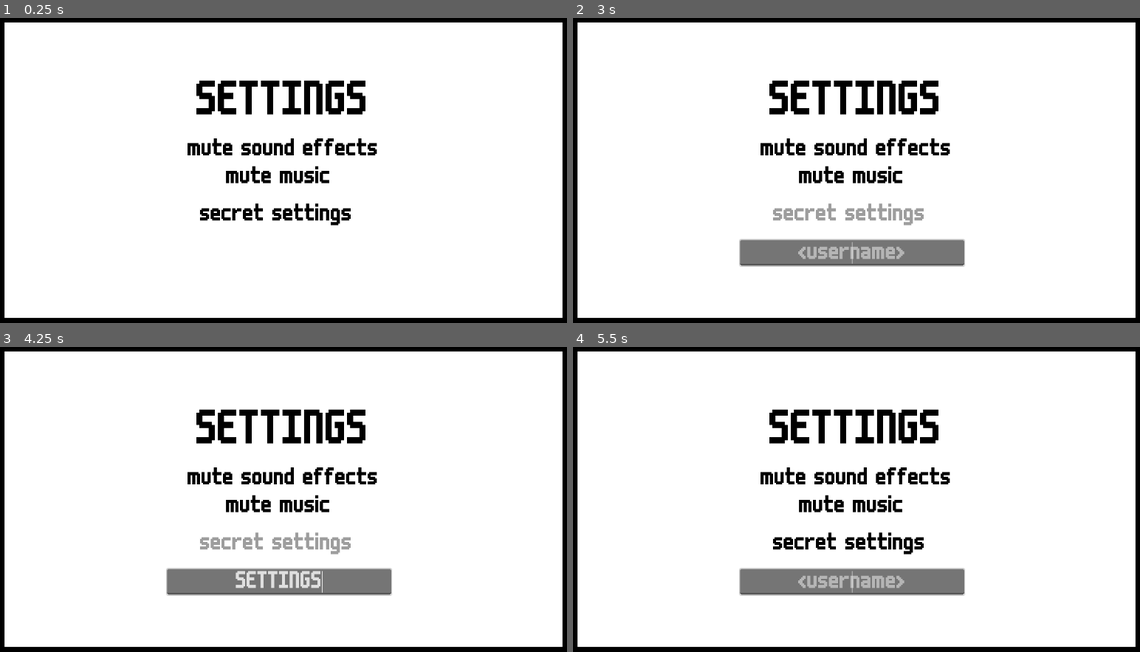
Above: before the commit, frames 1-4 (two rows, left to right).
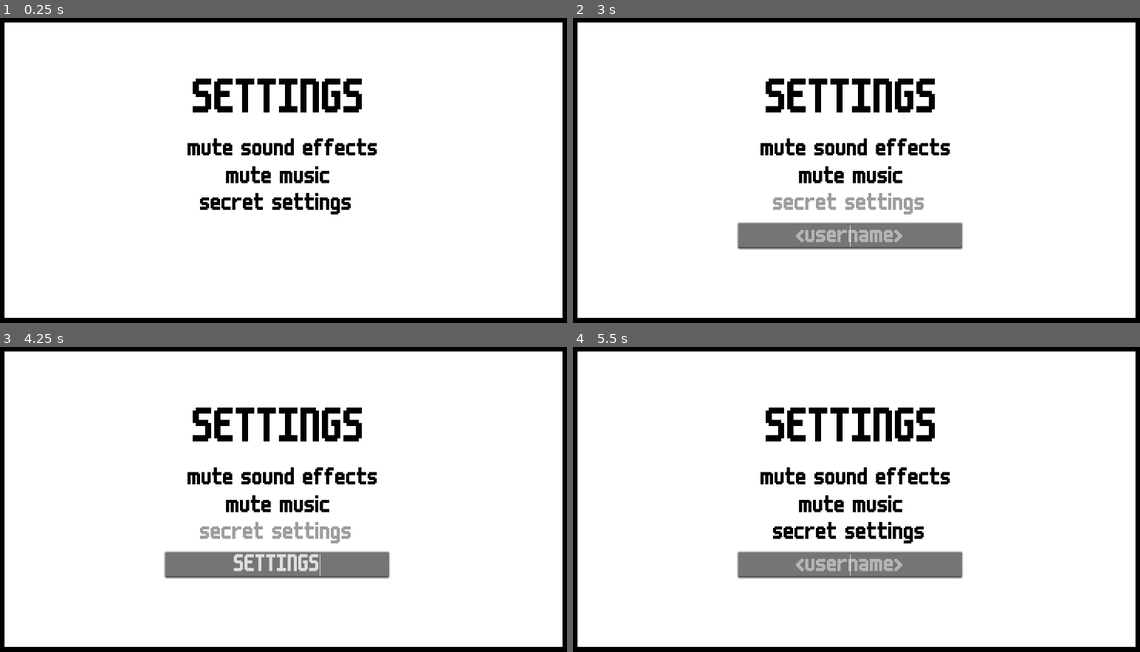
Above: after the commit, the same moments.

Repository: conor-wilson/secret-sapphire
Game: Godot game, scene res://scenes/settings_menu.tscn
Two runs of this game, one before a commit and one after it. Both use one fixed random seed, a clock stepped at 60 frames per second and the inputs below. This scene is started directly instead of the project's main scene.
Inputs (mouse positions are in pixels of both pictures, inside the frame that each line leads up to):
- Up to frame 1 (0.25 s): no input
- Up to frame 2 (3 s): tap Enter at 0.5 s; move the mouse to (986, 155) at 0.52 s; click (986, 155) at 0.6 s; click "mute sound effects" at 1.25 s; click "mute music" at 2 s; click "secret settings" at 2.75 s
- Up to frame 3 (4.25 s): type "SETTINGS" at 3.5 s
- Up to frame 4 (5.5 s): tap Space at 4.25 s; move the mouse to (737, 517) at 4.27 s; click (737, 517) at 4.35 s; tap Enter at 5 s; move the mouse to (913, 429) at 5.02 s; click (913, 429) at 5.1 s

The runs differ from the first frame. In frame 1, 3.1% of the frame differs, in the area x 33-65%, y 19-69%; in frame 2, 8.0%; in frame 3, 8.1%, in the area x 28-70%, y 19-82%; in frame 4, 8.1%.

Commit message:
Added password text box and its basic functionality

Diff:
--- a/start-game/scenes/settings_menu.gd
+++ b/start-game/scenes/settings_menu.gd
@@ -4,6 +4,7 @@
 # Called when the node enters the scene tree for the first time.
 func _ready() -> void:
 	$UsernameBox.hide()
+	$PasswordBox.hide()
 
 
 # Called every frame. 'delta' is the elapsed time since the previous frame.
@@ -18,3 +19,12 @@
 func _on_username_box_text_submitted(new_text: String) -> void:
 	print("Username Entered: ", new_text)
 	$UsernameBox.clear()
+
+	if new_text == "QuietLantern":
+		$PasswordBox.show()
+		$PasswordBox.grab_focus()
+
+
+func _on_password_box_text_submitted(new_text: String) -> void:
+	print("Password Entered: ", new_text)
+	$PasswordBox.clear()
--- a/start-game/scenes/settings_menu.tscn
+++ b/start-game/scenes/settings_menu.tscn
@@ -21,10 +21,10 @@
 tile_set = ExtResource("1_g236m")
 
 [node name="SettingsLabel" type="Label" parent="."]
-offset_left = 406.0
-offset_top = 145.0
-offset_right = 742.0
-offset_bottom = 229.0
+offset_left = 399.0
+offset_top = 141.0
+offset_right = 735.0
+offset_bottom = 225.0
 text = "SETTINGS"
 label_settings = SubResource("LabelSettings_3h1cu")
 horizontal_alignment = 1
@@ -57,9 +57,9 @@
 
 [node name="SecretSettingsButton" type="Button" parent="."]
 offset_left = 345.0
-offset_top = 381.0
+offset_top = 360.0
 offset_right = 779.0
-offset_bottom = 431.0
+offset_bottom = 410.0
 theme_override_colors/font_hover_color = Color(0.615686, 0.615686, 0.615686, 1)
 theme_override_colors/font_focus_color = Color(0.615686, 0.615686, 0.615686, 1)
 theme_override_colors/font_color = Color(0, 0, 0, 1)
@@ -69,14 +69,25 @@
 flat = true
 
 [node name="UsernameBox" type="LineEdit" parent="."]
-offset_left = 349.0
-offset_top = 456.0
-offset_right = 786.0
-offset_bottom = 506.0
+offset_left = 345.0
+offset_top = 423.0
+offset_right = 782.0
+offset_bottom = 473.0
 theme_override_fonts/font = ExtResource("2_ityvj")
 theme_override_font_sizes/font_size = 48
 placeholder_text = "<username>"
 alignment = 1
 
+[node name="PasswordBox" type="LineEdit" parent="."]
+offset_left = 344.0
+offset_top = 498.0
+offset_right = 781.0
+offset_bottom = 548.0
+theme_override_fonts/font = ExtResource("2_ityvj")
+theme_override_font_sizes/font_size = 48
+placeholder_text = "<password>"
+alignment = 1
+
 [connection signal="pressed" from="SecretSettingsButton" to="." method="_on_secret_settings_button_pressed"]
 [connection signal="text_submitted" from="UsernameBox" to="." method="_on_username_box_text_submitted"]
+[connection signal="text_submitted" from="PasswordBox" to="." method="_on_password_box_text_submitted"]
